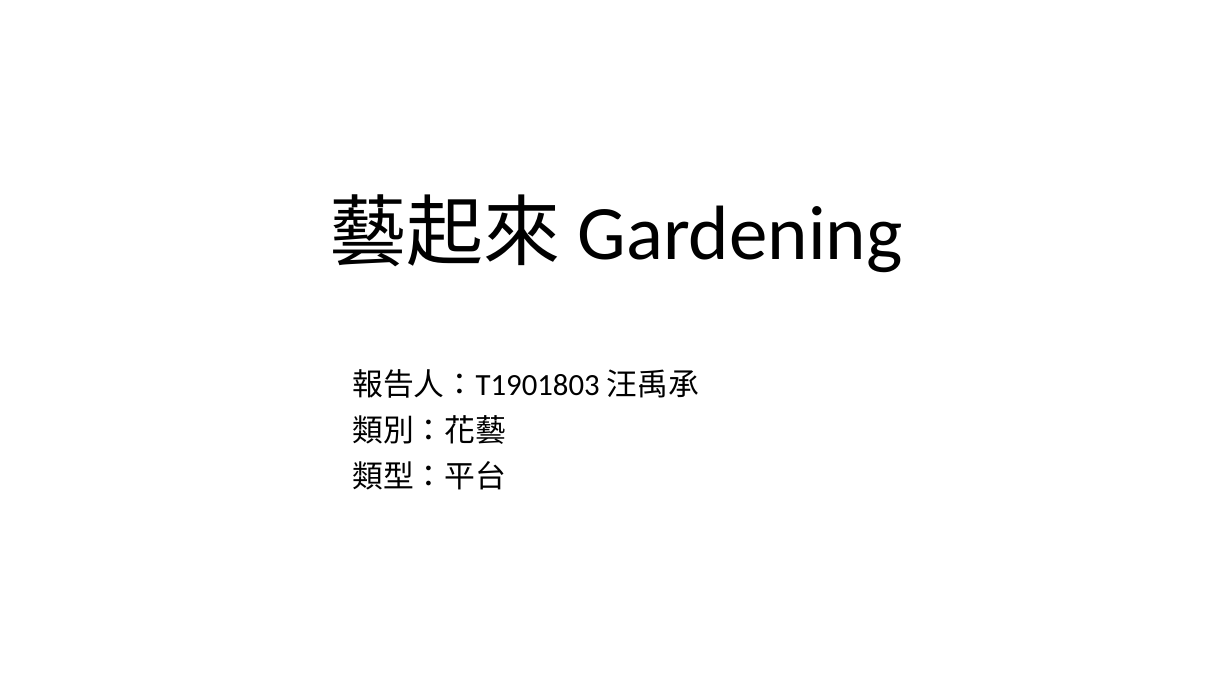
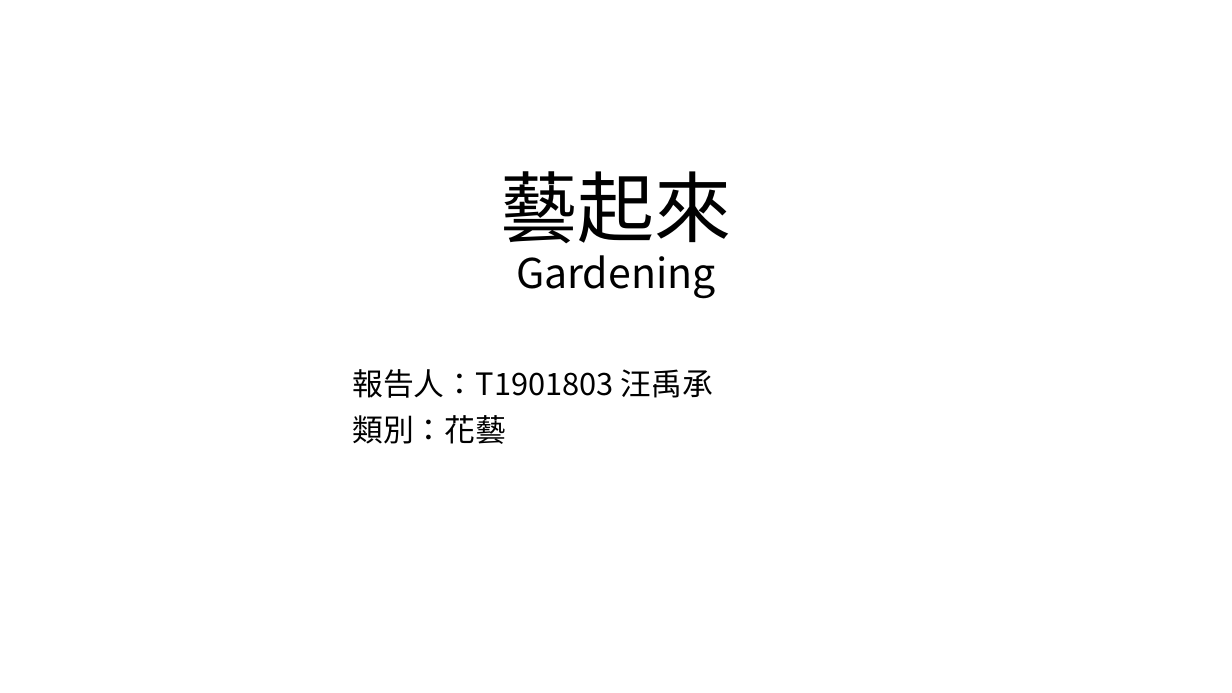
Before and after one commit to MercyLM/MyWeb, a slide deck: slide 1 of 個人作品報告.pptx. Drawn at 1232x693 pixels with LibreOffice and Linux fonts; fonts in the diff are those of the drawing. Boxes give left, top, right and bottom in pixels: in the first picture for what was removed or moved away, otherwise in the second. Text is boxed around its words. In the diff, an @@ line names an element or a change of style, - is before the commit and + after.

```diff
--- a/個人作品報告.pptx
+++ b/個人作品報告.pptx
@@ title "藝起來 Gardening" at (500, 171, 731, 299): size 60 to 32 pt in "Gardening"; font Calibri to Noto Sans CJK JP @@
@@ subtitle "報告人：T1901803 汪禹承" at (352, 369, 713, 444): font Calibri to Noto Sans CJK JP @@
@@ subtitle at (352, 461, 506, 490): paragraph removed @@
-類型：平台
```
Also in this commit, not shown: 2 other slides changed, 12 slides added, 1 slide removed.
